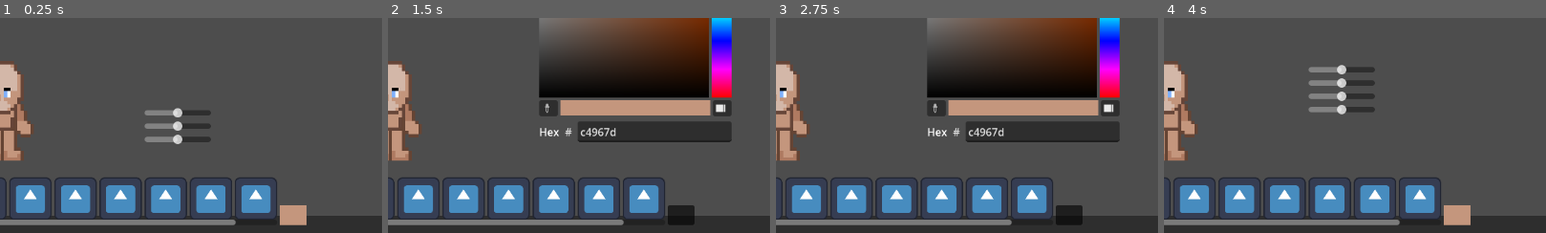
Above: before the commit, frames 1-4 (left to right).
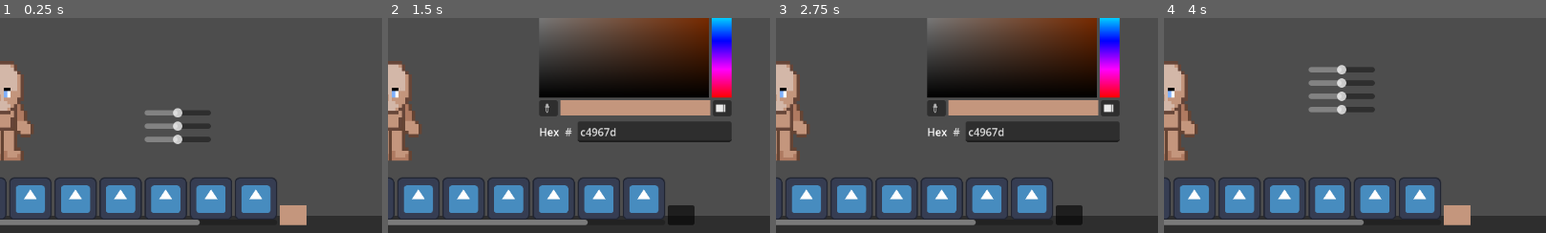
Above: after the commit, the same moments.

Repository: p1petto/CharacterMakerNew
Game: Godot game, scene res://Scenes/maker.tscn
Same seed, same stepped clock (60 frames per second), same inputs: the game is played once before the commit and once after it. The engine's default icon, where the game draws it, is replaced by a stand-in: a white triangle on a blue panel in a dark square.
Inputs (mouse positions are % of the whole screen's width and height, from its top left):
- Up to frame 1 (0.25 s): no input
- Up to frame 2 (1.5 s): click (88, 74) at 0.5 s; click (15, 82) at 1.25 s
- Up to frame 3 (2.75 s): click (24, 82) at 2.02 s
- Up to frame 4 (4 s): click (13, 70) at 2.75 s; click (19, 70) at 3.52 s
The pictures show only the part of the screen within x 50-100%, y 28-78%; the shares and areas given below are measured in that part.

The runs differ from the first frame. In frame 1, 0.3% of the frame differs, in the area x 51-62%, y 93-97%; in frame 2, 0.3%; in frame 3, 0.3%; in frame 4, 0.3%.

Commit message:
added: футболка

Diff:
--- /dev/null
+++ b/Resources/CatalogItems/Clothes/Clothes/T-shirt/T-shirt1.tres
@@ -0,0 +1,24 @@
+[gd_resource type="Resource" script_class="CatalogItem" load_steps=5 format=3 uid="uid://b0c6svb62dmf2"]
+
+[ext_resource type="Script" path="res://Scripts/CatalogItemResource.gd" id="1_2be6s"]
+[ext_resource type="Texture2D" uid="uid://dhhfif2o1c5st" path="res://Assets/Character/Clothes/T-shirt/T-shirt.png" id="1_7grsw"]
+[ext_resource type="Script" path="res://Scripts/Clothes/resource_clothes.gd" id="2_2o44g"]
+
+[sub_resource type="Resource" id="Resource_r3clm"]
+script = ExtResource("2_2o44g")
+clothes_texture = ExtResource("1_7grsw")
+down_idle_position = Vector2(-12, 12)
+right_idle_position = Vector2(-8, 12)
+top_idle_position = Vector2(-12, 9)
+left_idle_position = Vector2(-16, 12)
+down_walk_position = Vector2(0, 0)
+right_walk_position = Vector2(0, 0)
+top_walk_position = Vector2(0, 0)
+left_walk_position = Vector2(0, 0)
+clothes_type = "T-shirt"
+
+[resource]
+script = ExtResource("1_2be6s")
+item_type = "Clothes"
+item_class = "Body"
+clothes = SubResource("Resource_r3clm")
--- a/Resources/ConditionallyDynamicParts/Arms/Arm right/arm_r_animations_border.tres
+++ b/Resources/ConditionallyDynamicParts/Arms/Arm right/arm_r_animations_border.tres
@@ -36,9 +36,9 @@
 atlas = ExtResource("1_tsek3")
 region = Rect2(384, 64, 64, 64)
 
-[sub_resource type="AtlasTexture" id="AtlasTexture_w3t2t"]
+[sub_resource type="AtlasTexture" id="AtlasTexture_wuv83"]
 atlas = ExtResource("1_tsek3")
-region = Rect2(448, 128, 64, 64)
+region = Rect2(384, 128, 64, 64)
 
 [sub_resource type="AtlasTexture" id="AtlasTexture_qbspc"]
 atlas = ExtResource("1_u7tlk")
@@ -396,7 +396,7 @@
 }, {
 "frames": [{
 "duration": 1.0,
-"texture": SubResource("AtlasTexture_w3t2t")
+"texture": SubResource("AtlasTexture_wuv83")
 }],
 "loop": true,
 "name": &"idle_left_3",
--- a/Scenes/color_picker_button_container.gd
+++ b/Scenes/color_picker_button_container.gd
@@ -33,10 +33,10 @@
 		target_node = character.find_child(target_node, true, false)
 		var polygon2d = target_node.find_child("Polygon2D", true, false)
 		character_element = polygon2d.find_child(child.name, true, false)
-		print(child.name)
 		character_element.color_picker_button = color_picker_button
 		character_element._connect_color_changed_signal()
 		character_element._connect_color()
+		print(child.name)
 	else:
 		character_element = character.find_child(child.name, true, false)
 		character_element.color_picker_button = color_picker_button
--- a/Scenes/maker.tscn
+++ b/Scenes/maker.tscn
@@ -23,11 +23,13 @@
 [ext_resource type="Resource" uid="uid://iu27d1bg1axf" path="res://Resources/CatalogItems/Accessories/Bow.tres" id="20_emeal"]
 [ext_resource type="Resource" uid="uid://cww0wllumgai8" path="res://Resources/CatalogItems/Accessories/Glass.tres" id="21_adrnn"]
 [ext_resource type="Resource" uid="uid://c2547tkdm21sm" path="res://Resources/CatalogItems/Clothes/DynamicClothes/Sleeve/standart/Sleeve3.tres" id="23_0wu6d"]
+[ext_resource type="Script" path="res://Scripts/Clothes/resource_clothes.gd" id="23_3i8yu"]
 [ext_resource type="Script" path="res://Scripts/UI/animation_button.gd" id="23_b4y1g"]
 [ext_resource type="PackedScene" uid="uid://b2omgn2er4084" path="res://Scenes/UI/accessorie_panel.tscn" id="23_dbin5"]
 [ext_resource type="Script" path="res://Scripts/Clothes/resource_dynamic_clothes.gd" id="23_jyf5e"]
 [ext_resource type="Resource" uid="uid://1g45qsxi75b6" path="res://Resources/Clothes/Limbs/LeftSleeve2.tres" id="23_k72u1"]
 [ext_resource type="Resource" uid="uid://ca4h3lkt8v78y" path="res://Resources/Clothes/Limbs/LeftSleeve3.tres" id="24_k5f1o"]
+[ext_resource type="Resource" uid="uid://b0c6svb62dmf2" path="res://Resources/CatalogItems/Clothes/Clothes/T-shirt/T-shirt1.tres" id="24_o4pog"]
 [ext_resource type="Script" path="res://Scripts/UI/animation_controller.gd" id="25_aee7t"]
 [ext_resource type="Resource" uid="uid://s7km1bae4h0c" path="res://Resources/CatalogItems/Clothes/DynamicClothes/Sleeve/standart/Sleeve2.tres" id="25_ot8fs"]
 [ext_resource type="Script" path="res://Scenes/color_picker_button_container.gd" id="26_hr221"]
@@ -85,6 +87,24 @@
 item_type = "Static"
 item_class = "RightEye"
 static_element = SubResource("Resource_87sjp")
+
+[sub_resource type="Resource" id="Resource_7i7yf"]
+script = ExtResource("23_3i8yu")
+down_idle_position = Vector2(0, 0)
+right_idle_position = Vector2(0, 0)
+top_idle_position = Vector2(0, 0)
+left_idle_position = Vector2(0, 0)
+down_walk_position = Vector2(0, 0)
+right_walk_position = Vector2(0, 0)
+top_walk_position = Vector2(0, 0)
+left_walk_position = Vector2(0, 0)
+clothes_type = "T-shirt"
+
+[sub_resource type="Resource" id="Resource_d100m"]
+script = ExtResource("5_sbt4v")
+item_type = "Clothes"
+item_class = "Body"
+clothes = SubResource("Resource_7i7yf")
 
 [sub_resource type="Resource" id="Resource_7a0hw"]
 script = ExtResource("23_jyf5e")
@@ -377,6 +397,11 @@
 layout_mode = 2
 catalog_items = Array[ExtResource("5_sbt4v")]([ExtResource("20_emeal"), ExtResource("21_adrnn")])
 
+[node name="T-shirt" parent="UI/Catalog/CatalogContainer" groups=["ClothesTab"] instance=ExtResource("4_kavcm")]
+visible = false
+layout_mode = 2
+catalog_items = Array[ExtResource("5_sbt4v")]([SubResource("Resource_d100m"), ExtResource("24_o4pog")])
+
 [node name="LeftSleeve" parent="UI/Catalog/CatalogContainer" node_paths=PackedStringArray("linked_symmetrical_element") groups=["DynamicClothesTab"] instance=ExtResource("4_kavcm")]
 visible = false
 layout_mode = 2
--- a/Scripts/character.gd
+++ b/Scripts/character.gd
@@ -41,12 +41,12 @@
 	arm_l.walk_animation_offset_horizontal = body.walk_animation_offset_horizontal
 
 	var clothes_scene = preload("res://Scenes/clothes.tscn")
+	var clothes_tshirt_instance = clothes_scene.instantiate()
+	clothes_tshirt_instance.name = "T-shirt"
+	body.polygon2d.add_child(clothes_tshirt_instance)
 	var clothes_plants_instance = clothes_scene.instantiate()
 	clothes_plants_instance.name = "Pants"
 	body.polygon2d.add_child(clothes_plants_instance)
-	var clothes_tshirt_instance = clothes_scene.instantiate()
-	clothes_tshirt_instance.name = "T-shirt"
-	body.polygon2d.add_child(clothes_tshirt_instance)
 
 	#
 #func initialize_color_picker_button(node_name):
Binary file changed: Assets/Character/arm/1/border/idle-arm-down.png
Binary file changed: Assets/Character/arm/1/border/walk-arm-right-l-1.png
Binary file changed: Assets/Character/arm/1/border/walk-arm-right-l-2.png
Binary file changed: Assets/Character/arm/1/border/walk-arm-right-l-3.png
Binary file changed: Assets/Character/arm/1/border/walk-arm-right-r-1.png
Binary file changed: Assets/Character/arm/1/border/walk-arm-right-r-2.png
Binary file changed: Assets/Character/arm/1/border/walk-arm-right-r-3.png
Binary file changed: Assets/Character/arm/1/idle-arm-down.png
Binary file changed: Assets/Character/arm/1/walk-arm-right-l-1.png
Binary file changed: Assets/Character/arm/1/walk-arm-right-l-2.png
Binary file changed: Assets/Character/arm/1/walk-arm-right-l-3.png
Binary file changed: Assets/Character/arm/1/walk-arm-right-r-1.png
(and 3 more such lines)
